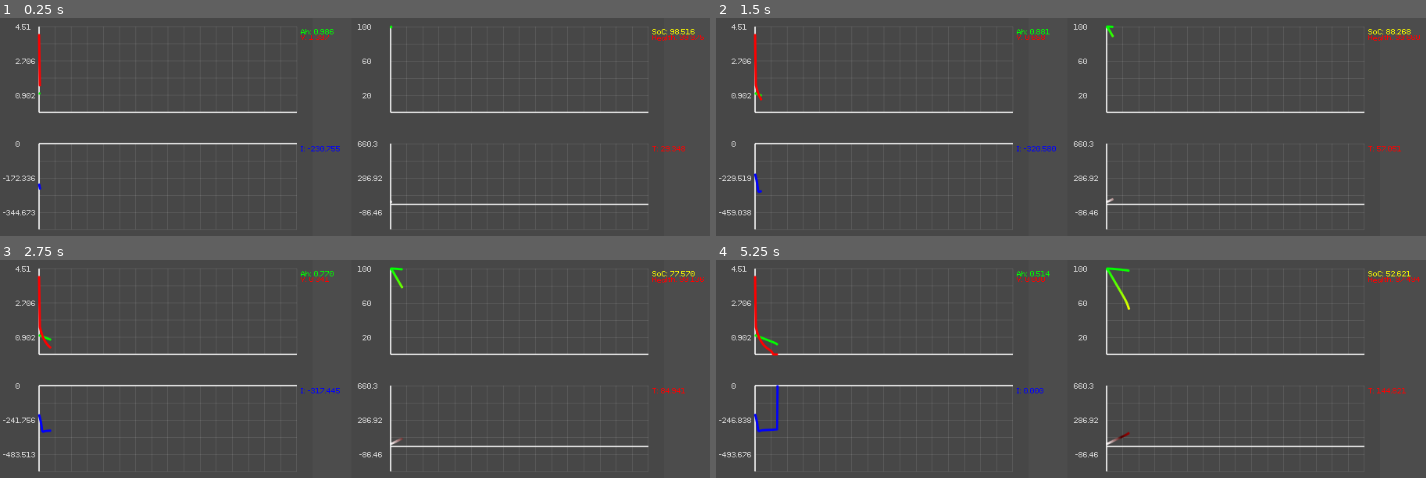
Above: before the commit, frames 1-4 (two rows, left to right).
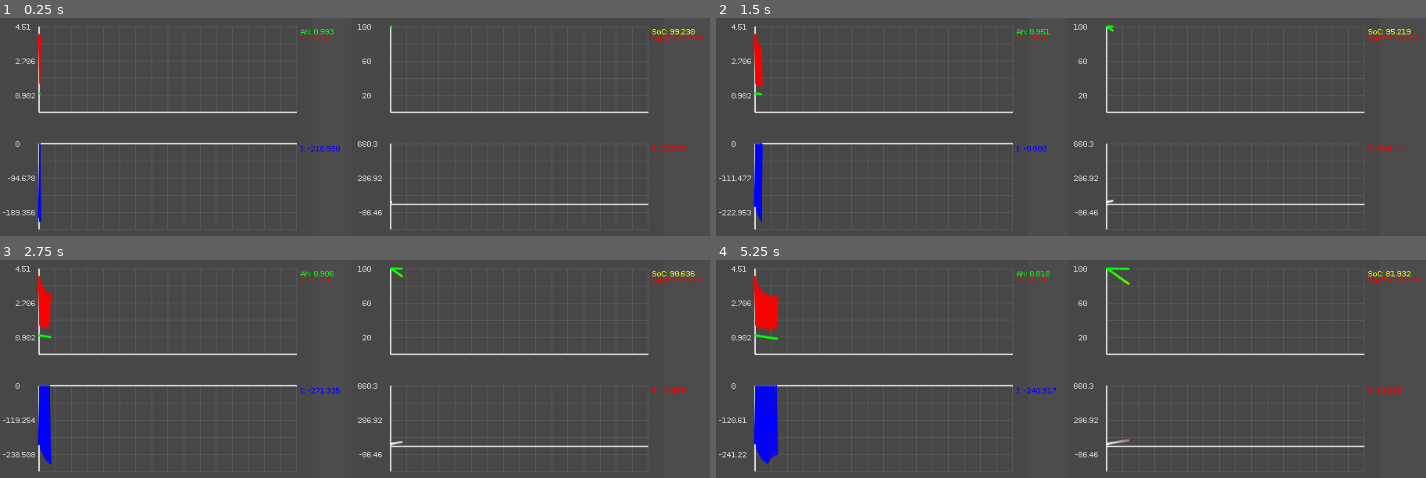
Above: after the commit, the same moments.

Repository: DrBopoH/Dustress-Mars
Game: Godot game, scene res://Source/main.tscn
The game is run twice, just before and just after one commit, with the same random seed, the same clock (stepped at 60 frames per second) and the same inputs.
Inputs:
- Up to frame 1 (0.25 s): no input
- Up to frame 2 (1.5 s): no input
- Up to frame 3 (2.75 s): no input
- Up to frame 4 (5.25 s): no input

The runs differ from the first frame. In frame 1, 0.4% of the frame differs, in the area x 0-100%, y 4-95%; in frame 2, 0.9%; in frame 3, 1.4%; in frame 4, 2.4%, in the area x 0-99%, y 3-95%.

Commit message:
T and I realism, fix SoC&Health async

Diff:
--- a/project/Source/Blueprints/battery.gd
+++ b/project/Source/Blueprints/battery.gd
@@ -85,13 +85,15 @@
 	return 1.0 * exp(0.08 * (safe_T - 80.0))
 
 func get_degradation_rate(current_I: float) -> float:
+	var safe_deg_T = min(T, 120.0)
+
 	var cold_charge_damage = 0.0
 	if current_I > 0.0 and T < 5.0:
 		cold_charge_damage = current_I * abs(min(0.0, T - 5.0)) * 0.0001
 
 	var thermal_damage = 0.0
-	if T > 60.0:
-		thermal_damage = (exp((T - 60.0) * 0.08) - 1.0) * 0.000005
+	if safe_deg_T > 60.0:
+		thermal_damage = (exp((safe_deg_T - 60.0) * 0.08) - 1.0) * 0.000005
 
 	var low_voltage_damage = 0.0
 	if V < 2.5:
@@ -124,7 +126,6 @@
 		var max_discharge_amps = -(v_ideal / max(0.0001, r_total))
 		if I < max_discharge_amps: I = max_discharge_amps
 
-	# 1. Потребление емкости (РАБОТАЕТ ВСЕГДА)
 	var t_h = t_delta / 3600.0
 	var total_drain = (I_int - I) * t_h
 
@@ -136,24 +137,20 @@
 		C = 0.0
 
 	if C > C_stress:
-		I = (C_stress - C) / max(0.00001, t_h)
 		C = C_stress
 
 	C_stress = max(0.001, C_stress - get_degradation_rate(I) * t_delta)
 
-	# 2. Тепло и горение
 	var p_tr = get_thermal_runaway_power()
 
 	if C <= 0.0:
 		I_int = 0.0
 		g_short = 0.001
-		# ИСПРАВЛЕНО: p_tr = 0.0 УДАЛЕНО! Химия горит даже без заряда!
 
 	var P_heat = (I * I * r_total) + (I_int * I_int * (1.0 / max(0.001, g_short))) + p_tr
 	var P_cool = (T - TAmbient) * CoolingRate
 	var P_boil = 0.0
 
-	# 3. Термодинамика и Давление
 	if T > BoilingPoint and Liquid_Mass > 0.0:
 		var safe_boil_T = min(T, 200.0)
 		var max_boil_rate = exp((safe_boil_T - BoilingPoint) * 0.15) * 0.000001
@@ -163,18 +160,15 @@
 		Vapor_Mass += actual_boiled
 		P_boil = (actual_boiled / t_delta) * HeatOfVaporization
 
-	# ИСПРАВЛЕНО: Давление считается по-разному до и после пробития клапана
 	if not CID_popped:
 		Pressure = 101325.0 + ((Vapor_Mass * GasConstant * (T + 273.15)) / FreeVolume)
 		if Pressure > 2000000.0:
 			CID_popped = true
-			Vapor_Mass = 0.0 # Пшиииик!
+			Vapor_Mass = 0.0
 	else:
-		# Если клапан уже открыт, пар сразу улетает, давление падает
 		Pressure = lerp(Pressure, 101325.0, 0.1)
 		Vapor_Mass = 0.0
 
-	# Применяем температуру
 	T += ((P_heat - P_cool - P_boil) / HeatCapacity) * t_delta
 
 	if T >= 200.0 and not is_burning and not is_dead:
@@ -193,7 +187,6 @@
 			C_stress = 0.0
 			C = 0.0
 
-	# 4. Обновление напряжения
 	var target_polarization = (I - I_int) * r_pol
 	var alpha = 1.0 - exp(-t_delta / PolarizationTau)
 	V_polarization = lerp(V_polarization, target_polarization, alpha)
--- a/project/Source/Scripts/main.gd
+++ b/project/Source/Scripts/main.gd
@@ -121,8 +121,8 @@
 	graphs[0].append("Ah", battery.C)
 	graphs[0].append("V", battery.V)
 
-	#droccel_request(delta)
-	graphs[1].append("I", power_request(delta, -850))
+	droccel_request(delta)
+	#graphs[1].append("I", power_request(delta, -850))
 
 	graphs[2].append("Health", battery.get_Health()*100)
 	graphs[2].append("SoC", battery.get_SoC()*100)
